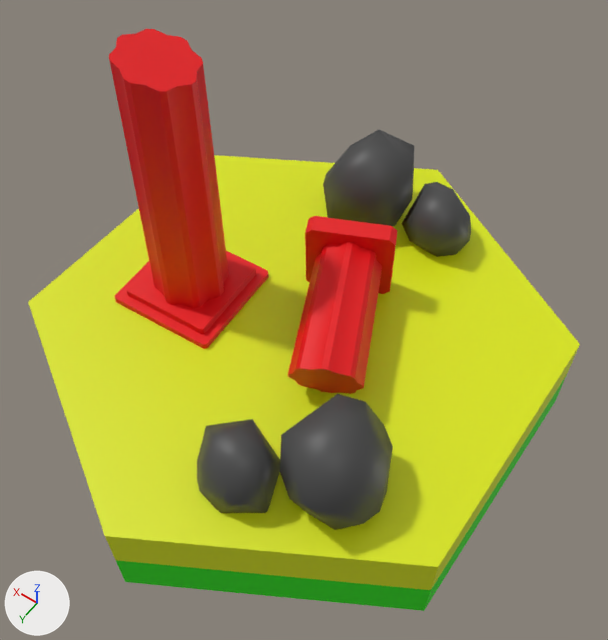
Two versions of the Blender file Assets/RESOURCES/Models/HexagonNonconstructible.blend, one commit apart.
The view is the same before and after, from a camera (50 mm lens) standing at (-1.1, 1.51, 2.78) and looking at (-0.1, 0.11, 0.58). Arrows for +X, +Y and +Z are at lower left; the lights stay in place. The picture after the commit comes second.
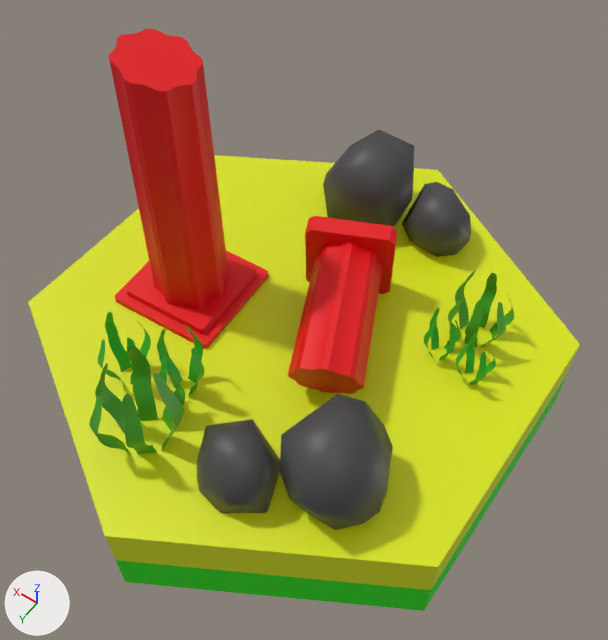
Boxes [x1, y1, x2, y2] around the edits, measured in the pictures (608 x 640 px):
'Seaweed', added: after [89, 270, 514, 455]
    faces in mat_material_001 (green #47a822): [89, 270, 514, 455]
    faces in mat_seaweed (green #2fb62a): [97, 308, 496, 397]

The change, as a diff of the scene's bpy script:
```diff
--- a/Assets/RESOURCES/Models/HexagonNonconstructible.blend.py
+++ b/Assets/RESOURCES/Models/HexagonNonconstructible.blend.py
@@ mat_seaweed @@
+mat_seaweed = principled_material('Seaweed')
+mat_seaweed.base_color = (0.0282, 0.467, 0.0231)  # green #2fb62a
@@ mat_material_001 @@
+mat_material_001 = principled_material('Material.001')
+mat_material_001.base_color = (0.0631, 0.393, 0.0163)  # green #47a822
@@ me_circle_001 @@
+me_circle_001.from_pydata(...)  # 1795 vertices, 1150 faces; spans x -0.682..0.418, y -2.628..-1.382, z 0.352..0.785
+me_circle_001.polygons.foreach_set('use_smooth', [True] * 1150)
+# faces by material slot: [658, 492]
+me_circle_001.materials.append(mat_seaweed)  # green #2fb62a
+me_circle_001.materials.append(mat_material_001)  # green #47a822
@@ ob_seaweed @@
+ob_seaweed = bpy.data.objects.new('Seaweed', me_circle_001)
+ob_seaweed.location = (0.0, 2.204, 0.0)
```
